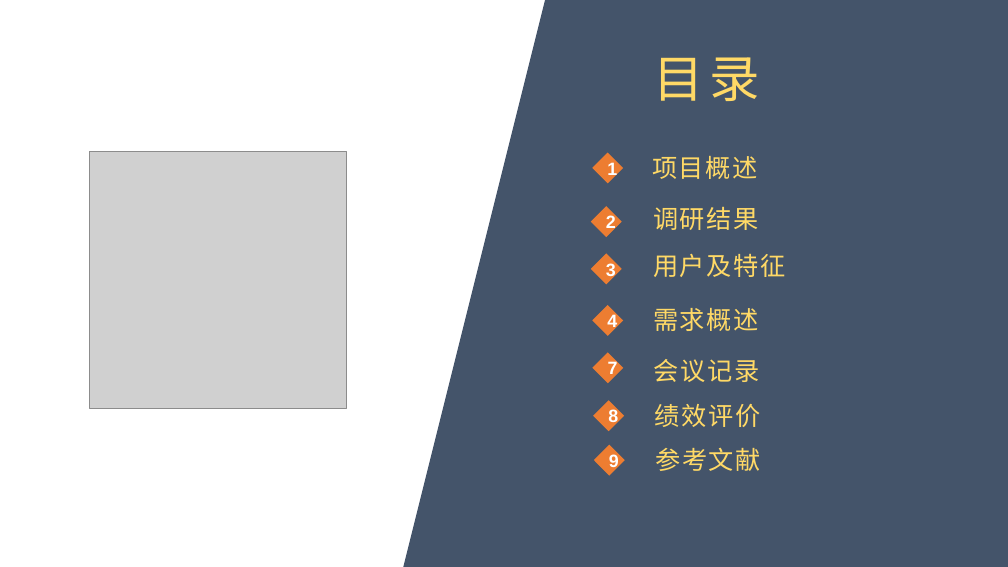
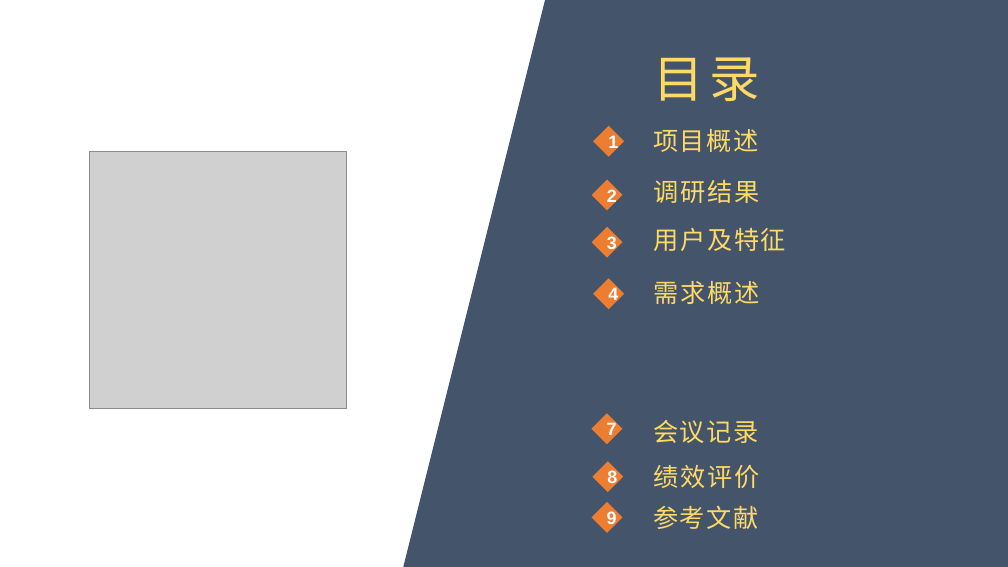
Before and after one commit to Cozymyz/SE2020-CityNorthBook, a slide deck: slide 2 of 开发文档/需求分析(SRS)/SE2020-G10-需求分析0.0.1.pptx. Drawn at 1008x567 pixels with LibreOffice and Linux fonts; fonts in the diff are those of the drawing; grey boxes stand for pictures; background and template pictures are left out. Boxes give left, top, right and bottom in pixels: in the first picture for what was removed or moved away, otherwise in the second. Text is boxed around its words. In the diff, an @@ line names an element or a change of style, - is before the commit and + after.

```diff
--- a/开发文档/需求分析(SRS)/SE2020-G10-需求分析0.0.1.pptx
+++ b/开发文档/需求分析(SRS)/SE2020-G10-需求分析0.0.1.pptx
@@ 4 texts, 4 diamonds moved together from (x1=591, y1=153, x2=785, y2=336) to (x1=592, y1=126, x2=786, y2=309) @@
@@ 2 texts, 2 diamonds moved together from (x1=593, y1=352, x2=761, y2=431) to (x1=591, y1=414, x2=760, y2=492) @@
@@ diamond "9" moved from (x1=594, y1=445, x2=625, y2=476) to (x1=591, y1=502, x2=622, y2=533) @@
@@ text "参考文献" moved from (x1=655, y1=448, x2=761, y2=471) to (x1=653, y1=506, x2=759, y2=529) @@
```
Also in this commit, not shown: 9 other slides changed, 18 other files.
